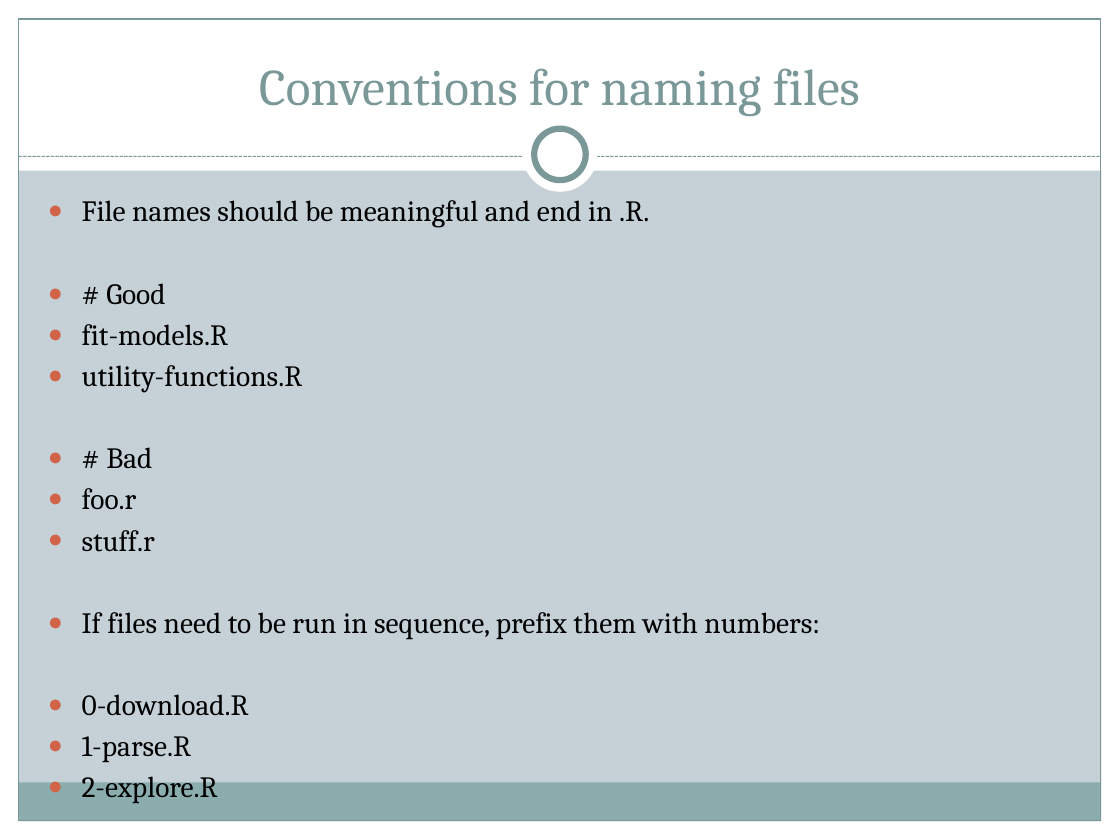
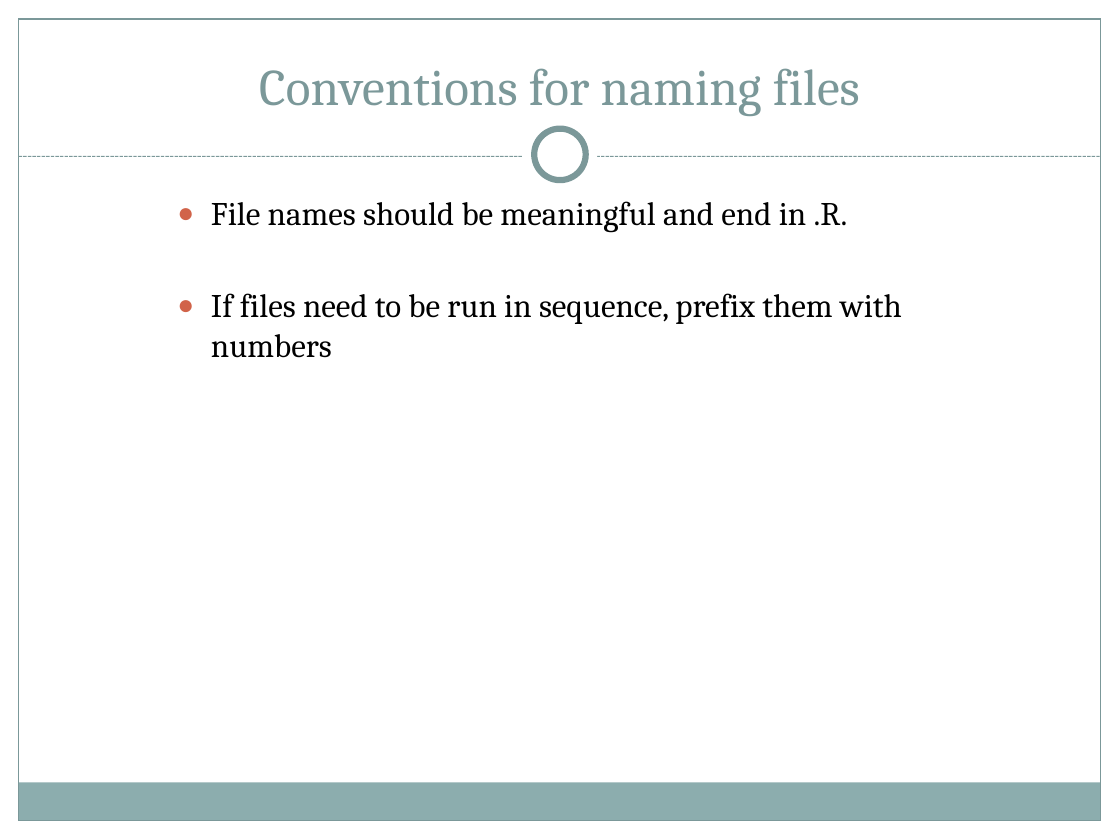
Before and after one commit to roxannebeauclair/RepoWorkFlow, a slide deck: slide 22 of Documents/Presentation Slides/Reproducible reports Delva Group Seminar 29 Feb to 04 March.pptx (slide 18 before the commit). Drawn at 1120x840 pixels with LibreOffice and Linux fonts; fonts in the diff are those of the drawing. Boxes give left, top, right and bottom in pixels: in the first picture for what was removed or moved away, otherwise in the second. Text is boxed around its words. In the diff, an @@ line names an element or a change of style, - is before the commit and + after.

```diff
--- a/Documents/Presentation Slides/Reproducible reports Delva Group Seminar 29 Feb to 04 March.pptx
+++ b/Documents/Presentation Slides/Reproducible reports Delva Group Seminar 29 Feb to 04 March.pptx
@@ background #C5D1D7 to #FFFFFF @@
@@ text "File names should be meaningful ...": place and size @@
-text "File names should be meaningful ..." at [82,200,820,763]
+text "File names should be meaningful ..." at [211,201,902,358]
@@ text at [211,201,848,233]: size 18.9 to 21.2 pt in "File names should be meaningful and end ..." @@
@@ text at [211,293,902,358]: text changed; size 18.9 to 21.2 pt @@
-● # Good
-● fit-models.R
-● utility-functions.R
-● # Bad
-● foo.r
-● stuff.r
-● If files need to be run in sequence, prefix them with numbers:
-● 0-download.R
-● 1-parse.R
-● 2-explore.R
+● If files need to be run in sequence, prefix them with numbers
```
Also in this commit, not shown: 12 other slides changed, 4 slides added, 7 other files.
